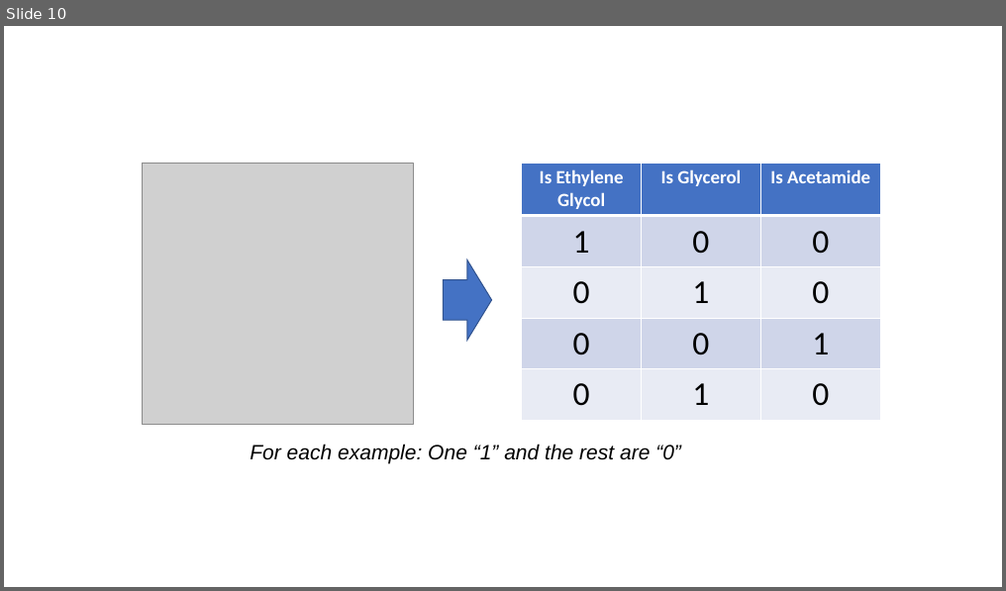
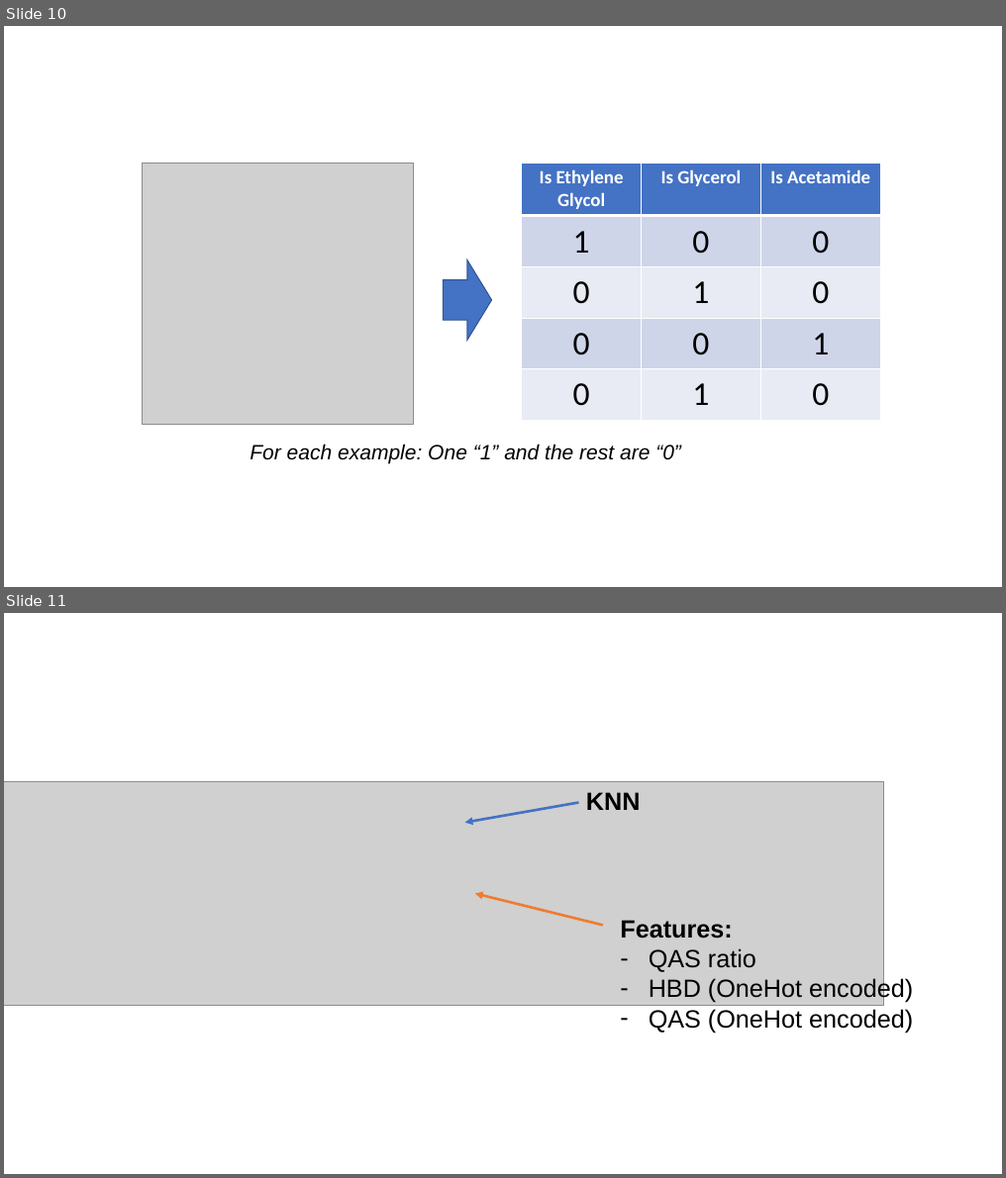
Before and after one commit to UWDIRECT/UWDIRECT.github.io, a slide deck: dsmcer_2023_update/Lecture_Notebooks/L4_visual_support.pptx. Shown one above the other, each under a label of ours: slide 10 before the commit, slides 10 and 11 after it. The pictures are 1006x591 and 1006x1178 pixels, drawn with LibreOffice and Linux fonts; fonts in the diff are those of the drawing; grey boxes stand for pictures. Boxes give left, top, right and bottom in pixels: in the first picture for what was removed or moved away, otherwise in the second. Text is boxed around its words. In the diff, an @@ line names an element or a change of style, - is before the commit and + after.

```diff
--- a/dsmcer_2023_update/Lecture_Notebooks/L4_visual_support.pptx
+++ b/dsmcer_2023_update/Lecture_Notebooks/L4_visual_support.pptx
@@ slide 11 added at bbox=[4, 613, 1002, 1174], background #FFFFFF @@
@@ picture added at bbox=[4, 781, 884, 1005] @@
@@ arrow added from (579, 802) to (465, 823), #4472C4 2.5 pt @@
@@ text added at bbox=[586, 792, 641, 810], 24 pt, text #000000, bold @@
+KNN
@@ arrow added from (603, 925) to (475, 894), #ED7D31 2.5 pt @@
@@ text added at bbox=[620, 920, 913, 1033], 24 pt, text #000000 @@
+Features:
+– QAS ratio
+– HBD (OneHot encoded)
+– QAS (OneHot encoded)
```
Also in this commit, not shown: 7 other slides added, 1 slide removed.
